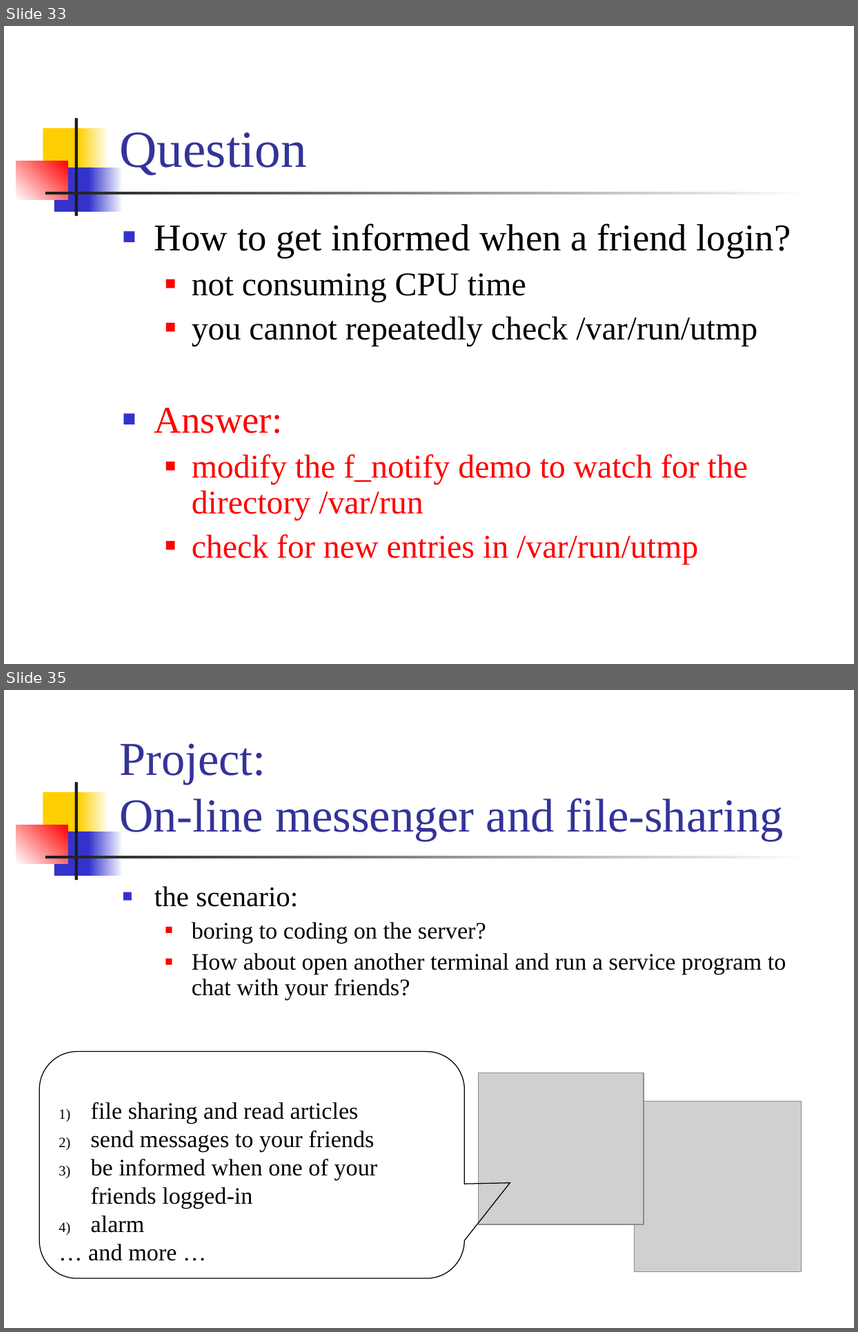
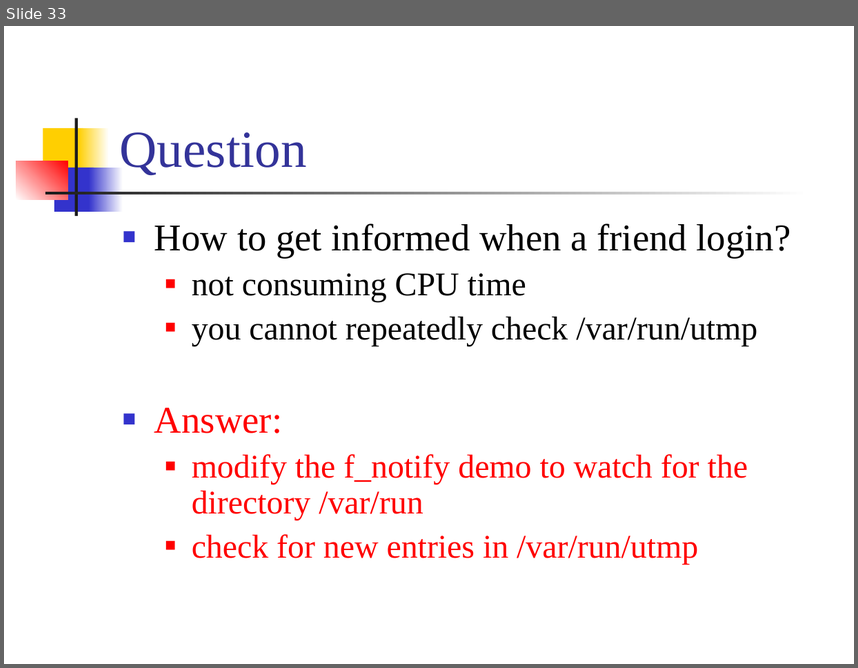
Before and after one commit to CGUSystemCourses/Unix-2015, a slide deck: Lectures/lec07-sig_timer/lec07-sig_timer.ppt. Shown one above the other, each under a label of ours: slides 33 and 35 before the commit, slide 33 after it; the slides between them are not shown. The pictures are 858x1332 and 858x668 pixels, drawn with LibreOffice and Linux fonts; fonts in the diff are those of the drawing; grey boxes stand for pictures. Boxes give left, top, right and bottom in pixels: in the first picture for what was removed or moved away, otherwise in the second. Text is boxed around its words. In the diff, an @@ line names an element or a change of style, - is before the commit and + after.

```diff
--- a/Lectures/lec07-sig_timer/lec07-sig_timer.ppt
+++ b/Lectures/lec07-sig_timer/lec07-sig_timer.ppt
@@ slide 35 removed at box(4, 690, 854, 1328), background #FFFFFF; not listed: 7 template elements that a slide beside it also shows @@
@@ title removed at box(119, 743, 784, 841) @@
-Project:
-On-line messenger and file-sharing
@@ text removed at box(154, 886, 786, 1000) @@
-■ the scenario:
-  ■ boring to coding on the server?
-  ■ How about open another terminal and run a service program to chat with your friends?
@@ rounded speech box removed at box(40, 1052, 465, 1279) @@
-1) file sharing and read articles
-2) send messages to your friends
-3) be informed when one of your friends logged-in
-4) alarm
-… and more …
@@ picture removed at box(478, 1072, 643, 1224) @@
@@ picture removed at box(635, 1101, 802, 1272) @@
```
Also in this commit, not shown: 3 other slides removed.
